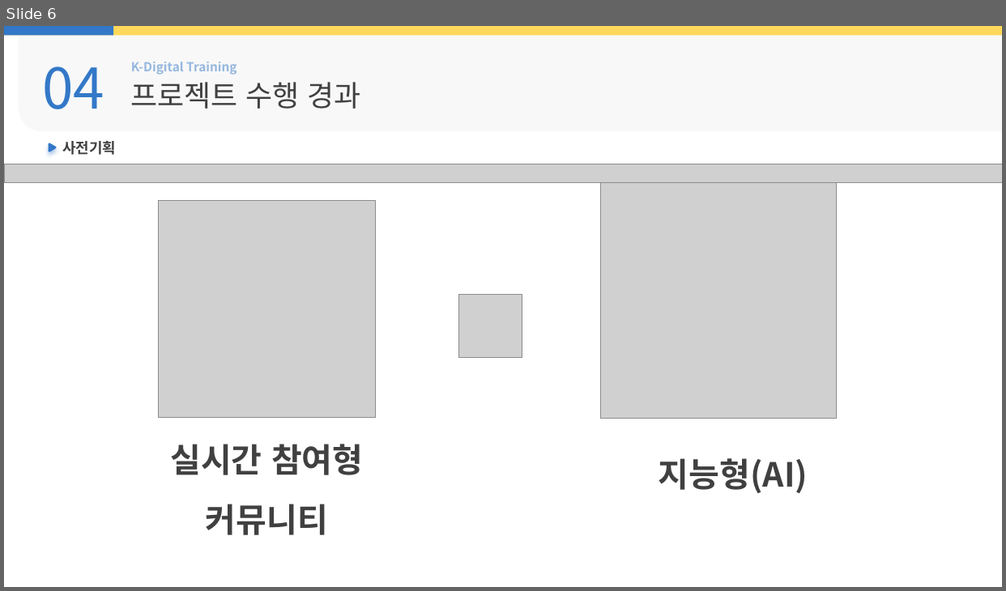
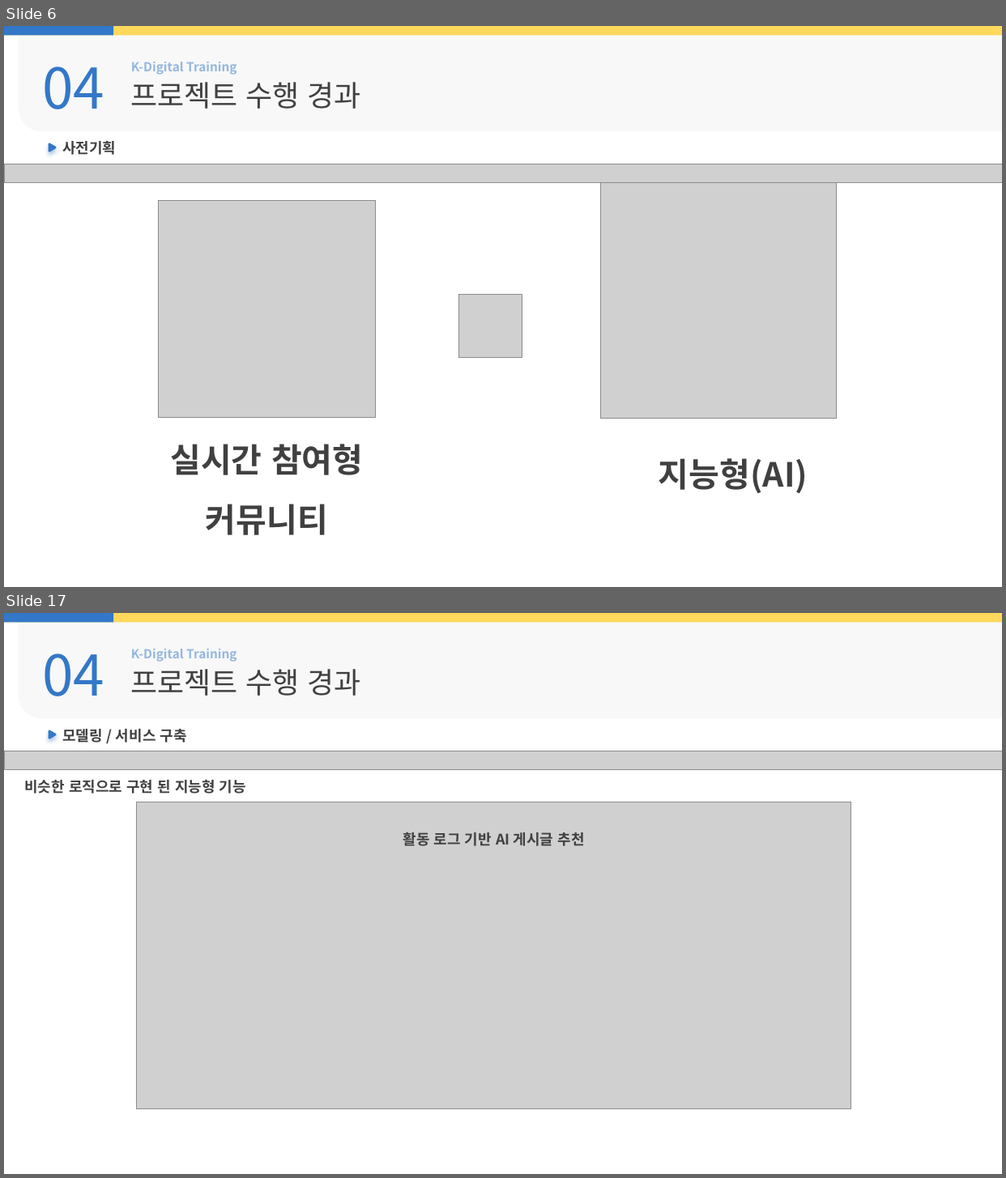
Before and after one commit to ekaxoddltka-source/flaskproject, a slide deck: html변환전/ppt/01.중간발표양식.pptx. Shown one above the other, each under a label of ours: slide 6 before the commit, slides 6 and 17 after it; the slides between them are not shown. The pictures are 1006x591 and 1006x1178 pixels, drawn with LibreOffice and Linux fonts; fonts in the diff are those of the drawing; grey boxes stand for pictures; background and template pictures are left out. Boxes give left, top, right and bottom in pixels: in the first picture for what was removed or moved away, otherwise in the second. Text is boxed around its words. In the diff, an @@ line names an element or a change of style, - is before the commit and + after.

```diff
--- a/html변환전/ppt/01.중간발표양식.pptx
+++ b/html변환전/ppt/01.중간발표양식.pptx
@@ slide 17 added at (4,613,1002,1174), background #FFFFFF @@
@@ rectangle added at (4,613,1002,622), fill #FFD85C @@
@@ rectangle added at (4,613,113,622), fill #3378C8 @@
@@ round rect added at (19,619,1002,719), fill #F2F2F2 at 50% opacity @@
@@ text added at (42,653,104,696), 54 pt, text #3378C8 @@
+04
@@ text added at (131,649,236,662), 12 pt, text #3378C8 at 50% opacity, bold @@
+K-Digital Training
@@ text added at (131,669,361,696), 28 pt, text #404040 @@
+프로젝트 수행 경과
@@ freeform shape added at (49,730,57,739), fill #3378C8 @@
@@ text added at (62,729,187,743), 14 pt, text #404040, bold @@
+모델링 / 서비스 구축
@@ picture added at (4,751,1002,770) @@
@@ text added at (24,780,246,794), 14 pt, text #404040, bold @@
+비슷한 로직으로 구현 된 지능형 기능
@@ picture added at (137,803,850,1110) @@
@@ text added at (403,833,585,846), 14 pt, text #404040, bold @@
+활동 로그 기반 AI 게시글 추천
```
Also in this commit, not shown: 3 slides changed, 11 other slides added, 2 other files.
